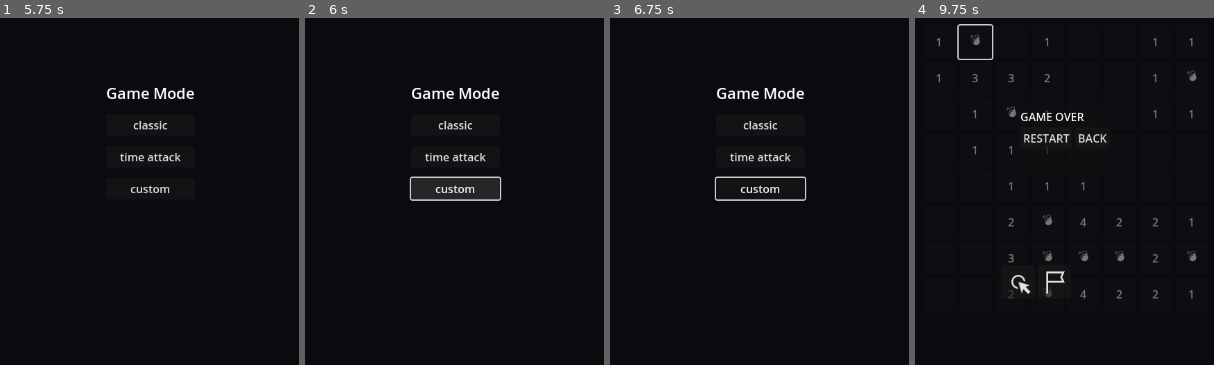
Above: before the commit, frames 1-4 (left to right).
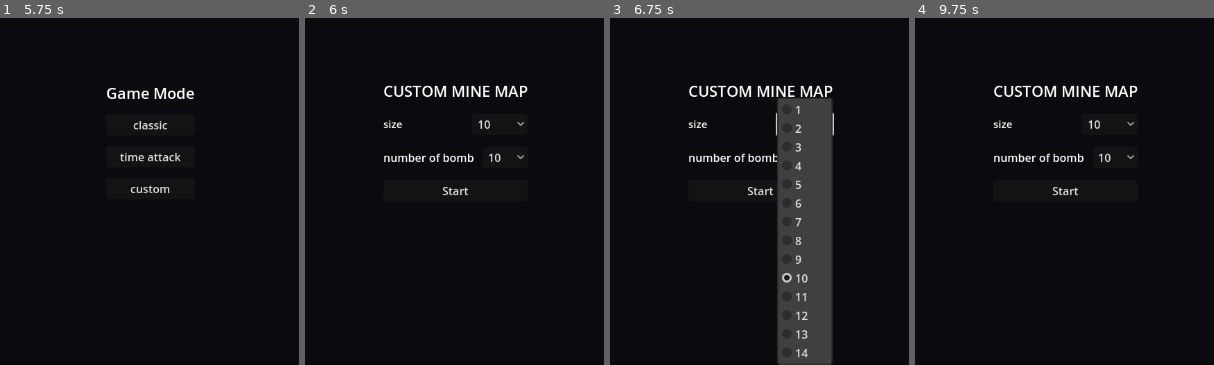
Above: after the commit, the same moments.

Repository: christian759/codemine
Game: Godot game, scene res://navScreen/main.tscn
Two runs of this game, one before a commit and one after it. Both use one fixed random seed, a clock stepped at 60 frames per second and the inputs below.
Inputs (mouse positions are in pixels of both pictures, inside the frame that each line leads up to):
- Up to frame 1 (5.75 s): click "cyber grid" at 0.5 s; click "feedback" at 1.25 s; click "nature core" at 2 s; click "▶ Start" at 2.75 s; click "time attack" at 3.5 s; click (23, 42) at 4.25 s; click "BACK" at 5 s
- Up to frame 2 (6 s): click "custom" at 5.75 s
- Up to frame 3 (6.75 s): click (804, 125) at 6.5 s, where only the run after the commit has a clickable "10"
- Up to frame 4 (9.75 s): click "classic" (after the commit: "Start") at 7.25 s; click (1064, 191) at 8 s, where only the run after the commit has a clickable "Start"; click (938, 42) at 8.77 s; click (974, 42) at 9.52 s

Frame 1 is identical in both runs. In frame 2, 2.9% of the frame differs, in the area x 26-75%, y 19-53%; in frame 3, 16%, in the area x 26-75%, y 19-100%; in frame 4, 4.2%.

Commit message:
11th june: global variable and time board and custom board

Diff:
--- /dev/null
+++ b/board/Global.gd
@@ -0,0 +1,4 @@
+extends Node
+
+var gridSize: 	String = ""
+var bombNumber: String = ""
--- /dev/null
+++ b/board/bottom/customBoard.tscn
@@ -0,0 +1,3 @@
+[gd_scene format=3 uid="uid://cxku48hj2rivr"]
+
+[node name="CustomBoard" type="Node2D"]
--- a/board/timeBoard.tscn
+++ b/board/timeBoard.tscn
@@ -5,9 +5,6 @@
 
 [node name="Board" instance=ExtResource("1_1rl6s")]
 script = ExtResource("2_massj")
-
-[node name="VBoxContainer" parent="PopupPanel" index="1"]
-offset_right = 96.0
 
 [node name="Timer" type="Timer" parent="ColorRect" index="0"]
 
--- /dev/null
+++ b/navScreen/customBoard.tscn
@@ -0,0 +1,62 @@
+[gd_scene load_steps=2 format=3 uid="uid://7tvyppbkwwyd"]
+
+[ext_resource type="Script" uid="uid://m4nvui0ecluw" path="res://navScreen/custom_board.gd" id="1_o6ex0"]
+
+[node name="CustomBoard" type="Node"]
+script = ExtResource("1_o6ex0")
+
+[node name="ColorRect" type="ColorRect" parent="."]
+anchors_preset = 15
+anchor_right = 1.0
+anchor_bottom = 1.0
+grow_horizontal = 2
+grow_vertical = 2
+color = Color(0.0392157, 0.0392157, 0.0588235, 1)
+
+[node name="VSplitContainer" type="VBoxContainer" parent="ColorRect"]
+layout_mode = 1
+anchors_preset = 8
+anchor_left = 0.5
+anchor_top = 0.5
+anchor_right = 0.5
+anchor_bottom = 0.5
+offset_left = -104.0
+offset_top = -42.0
+offset_right = 104.0
+offset_bottom = 42.0
+grow_horizontal = 2
+grow_vertical = 2
+theme_override_constants/separation = 17
+
+[node name="Label" type="Label" parent="ColorRect/VSplitContainer"]
+layout_mode = 2
+theme_override_font_sizes/font_size = 22
+text = "CUSTOM MINE MAP"
+
+[node name="HSplitContainer" type="HSplitContainer" parent="ColorRect/VSplitContainer"]
+layout_mode = 2
+theme_override_constants/separation = 100
+
+[node name="Label" type="Label" parent="ColorRect/VSplitContainer/HSplitContainer"]
+layout_mode = 2
+theme_override_font_sizes/font_size = 15
+text = "size"
+
+[node name="OptionButton" type="OptionButton" parent="ColorRect/VSplitContainer/HSplitContainer"]
+layout_mode = 2
+
+[node name="HSplitContainer2" type="HSplitContainer" parent="ColorRect/VSplitContainer"]
+layout_mode = 2
+
+[node name="Label" type="Label" parent="ColorRect/VSplitContainer/HSplitContainer2"]
+layout_mode = 2
+text = "number of bomb"
+
+[node name="OptionButton" type="OptionButton" parent="ColorRect/VSplitContainer/HSplitContainer2"]
+layout_mode = 2
+
+[node name="Button" type="Button" parent="ColorRect/VSplitContainer"]
+layout_mode = 2
+text = "Start"
+
+[connection signal="pressed" from="ColorRect/VSplitContainer/Button" to="." method="_on_button_pressed"]
--- /dev/null
+++ b/navScreen/custom_board.gd
@@ -0,0 +1,21 @@
+extends Node
+
+@onready var option1 = $ColorRect/VSplitContainer/HSplitContainer/OptionButton
+@onready var option2  = $ColorRect/VSplitContainer/HSplitContainer2/OptionButton
+
+func _ready():
+	for i in range(1, 15):
+		option1.add_item(str(i))
+		option2.add_item(str(i))
+
+	# default selections
+	option1.select(9)
+	option2.select(9)
+
+
+func _on_button_pressed() -> void:
+	var gridsize = option1.get_item_text(option1.get_selected())
+	var bombnumber = option2.get_item_text(option2.get_selected())
+	Global.gridSize = gridsize
+	Global.bombNumber = bombnumber
+	get_tree().change_scene_to_file("res://navScreen/customBoard.tscn")
--- a/navScreen/game_mode.gd
+++ b/navScreen/game_mode.gd
@@ -7,4 +7,4 @@
 	get_tree().change_scene_to_file("res://board/timeBoard.tscn")
 
 func _on_button_3_pressed() -> void:
-	pass # Replace with function body.
+	get_tree().change_scene_to_file("res://navScreen/customBoard.tscn")
--- a/project.godot
+++ b/project.godot
@@ -15,6 +15,10 @@
 config/features=PackedStringArray("4.4", "GL Compatibility")
 config/icon="res://icon.svg"
 
+[autoload]
+
+Global="*res://board/Global.gd"
+
 [display]
 
 window/handheld/orientation=1
Not shown, added: board/Global.gd.uid
Not shown, added: navScreen/custom_board.gd.uid
